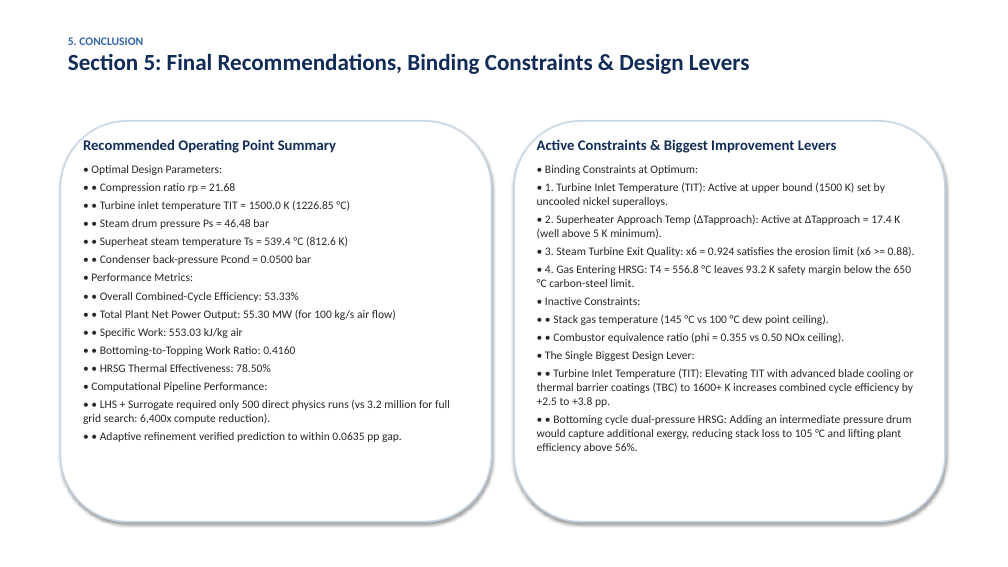
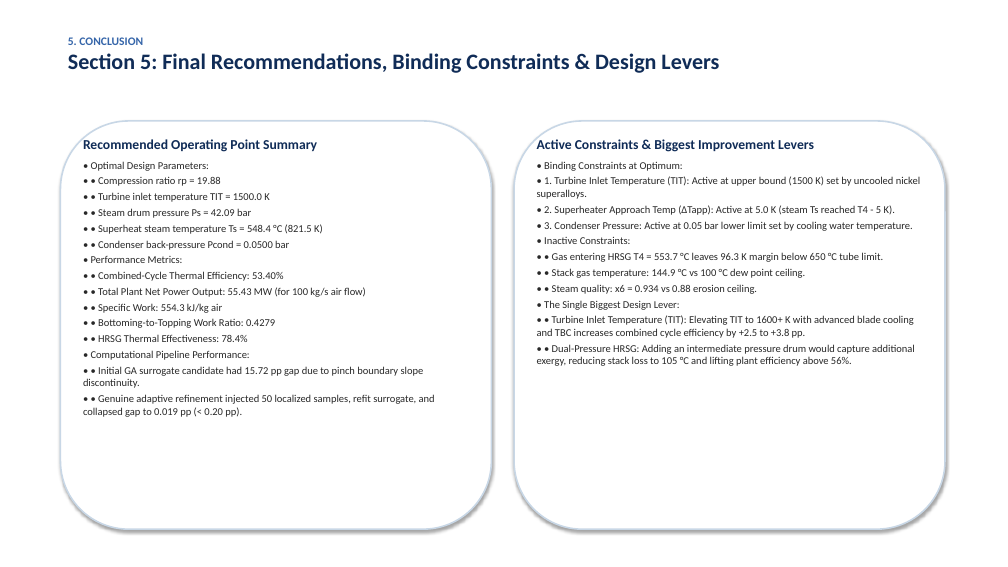
Before and after one commit to vishnu-v45/power-and-registration_final, a slide deck: slide 10 of Project_1_Combined_Cycle/Project1_Presentation.pptx (slide 9 before the commit). Drawn at 1008x567 pixels with LibreOffice and Linux fonts; fonts in the diff are those of the drawing. Boxes give left, top, right and bottom in pixels: in the first picture for what was removed or moved away, otherwise in the second. Text is boxed around its words. In the diff, an @@ line names an element or a change of style, - is before the commit and + after.

Commit message:
Phase 3: Regenerate presentation decks with labeled schematics/flowcharts and generate publication-quality multi-page PDF reports for both projects

```diff
--- a/Project_1_Combined_Cycle/Project1_Presentation.pptx
+++ b/Project_1_Combined_Cycle/Project1_Presentation.pptx
@@ text at box(68, 53, 719, 73): size 22 to 21 pt in "Section 5: Final Recommendations, Binding Constraints & ..." @@
@@ rounded rectangle: place and size @@
-rounded rectangle at box(60, 121, 492, 522)
+rounded rectangle at box(60, 121, 492, 529)
@@ text at box(83, 138, 317, 360): size 14 to 13 pt in "Recommended Operating Point Summary"; size 11 to 10 pt in "• Optimal Design Parameters:", "• • Condenser back-pressure Pcond = 0.0500 ...", "• Performance Metrics:", "• Computational Pipeline Performance:"; less space between paragraphs @@
@@ rounded rectangle: place and size @@
-rounded rectangle at box(514, 121, 945, 522)
+rounded rectangle at box(514, 121, 945, 529)
@@ text at box(537, 138, 920, 310): size 14 to 13 pt in "Active Constraints & Biggest Improvement Levers"; size 11 to 10 pt in "• Binding Constraints at Optimum:", "• 1. Turbine Inlet Temperature (TIT): Active ...", "• Inactive Constraints:", "• The Single Biggest Design Lever:"; less space between paragraphs @@
@@ text at box(98, 177, 323, 234): text changed; size 11 to 10 pt @@
-• • Compression ratio rp = 21.68
-• • Turbine inlet temperature TIT = 1500.0 K (1226.85 °C)
-• • Steam drum pressure Ps = 46.48 bar
-• • Superheat steam temperature Ts = 539.4 °C (812.6 K)
+• • Compression ratio rp = 19.88
+• • Turbine inlet temperature TIT = 1500.0 K
+• • Steam drum pressure Ps = 42.09 bar
+• • Superheat steam temperature Ts = 548.4 °C (821.5 K)
@@ text at box(544, 205, 912, 231): text changed; size 11 to 10 pt @@
-• 2. Superheater Approach Temp (ΔTapproach): Active at ΔTapproach = 17.4 K (well above 5 K minimum).
-• 3. Steam Turbine Exit Quality: x6 = 0.924 satisfies the erosion limit (x6 >= 0.88).
-• 4. Gas Entering HRSG: T4 = 556.8 °C leaves 93.2 K safety margin below the 650 °C carbon-steel limit.
+• 2. Superheater Approach Temp (ΔTapp): Active at 5.0 K (steam Ts reached T4 - 5 K).
+• 3. Condenser Pressure: Active at 0.05 bar lower limit set by cooling water temperature.
@@ text at box(552, 252, 883, 294): text changed; size 11 to 10 pt @@
-• • Stack gas temperature (145 °C vs 100 °C dew point ceiling).
-• • Combustor equivalence ratio (phi = 0.355 vs 0.50 NOx ceiling).
+• • Gas entering HRSG T4 = 553.7 °C leaves 96.3 K margin below 650 °C tube limit.
+• • Stack gas temperature: 144.9 °C vs 100 °C dew point ceiling.
+• • Steam quality: x6 = 0.934 vs 0.88 erosion ceiling.
@@ text at box(98, 271, 366, 342): text changed; size 11 to 10 pt @@
-• • Overall Combined-Cycle Efficiency: 53.33%
-• • Total Plant Net Power Output: 55.30 MW (for 100 kg/s air flow)
-• • Specific Work: 553.03 kJ/kg air
-• • Bottoming-to-Topping Work Ratio: 0.4160
-• • HRSG Thermal Effectiveness: 78.50%
+• • Combined-Cycle Thermal Efficiency: 53.40%
+• • Total Plant Net Power Output: 55.43 MW (for 100 kg/s air flow)
+• • Specific Work: 554.3 kJ/kg air
+• • Bottoming-to-Topping Work Ratio: 0.4279
+• • HRSG Thermal Effectiveness: 78.4%
@@ text at box(537, 315, 915, 366): text changed; size 11 to 10 pt @@
-• • Turbine Inlet Temperature (TIT): Elevating TIT with advanced blade cooling or thermal barrier coatings (TBC) to 1600+ K increases combined cycle efficiency by +2.5 to +3.8 pp.
-• • Bottoming cycle dual-pressure HRSG: Adding an intermediate pressure drum would capture additional exergy, reducing stack loss to 105 °C and lifting plant efficiency above 56%.
+• • Turbine Inlet Temperature (TIT): Elevating TIT to 1600+ K with advanced blade cooling and TBC increases combined cycle efficiency by +2.5 to +3.8 pp.
+• • Dual-Pressure HRSG: Adding an intermediate pressure drum would capture additional exergy, reducing stack loss to 105 °C and lifting plant efficiency above 56%.
@@ text at box(83, 366, 435, 417): text changed; size 11 to 10 pt @@
-• • LHS + Surrogate required only 500 direct physics runs (vs 3.2 million for full grid search: 6,400x compute reduction).
-• • Adaptive refinement verified prediction to within 0.0635 pp gap.
+• • Initial GA surrogate candidate had 15.72 pp gap due to pinch boundary slope discontinuity.
+• • Genuine adaptive refinement injected 50 localized samples, refit surrogate, and collapsed gap to 0.019 pp (< 0.20 pp).
```
Also in this commit, not shown: 7 other slides changed, 2 slides added, 1 slide removed, 17 other files.
